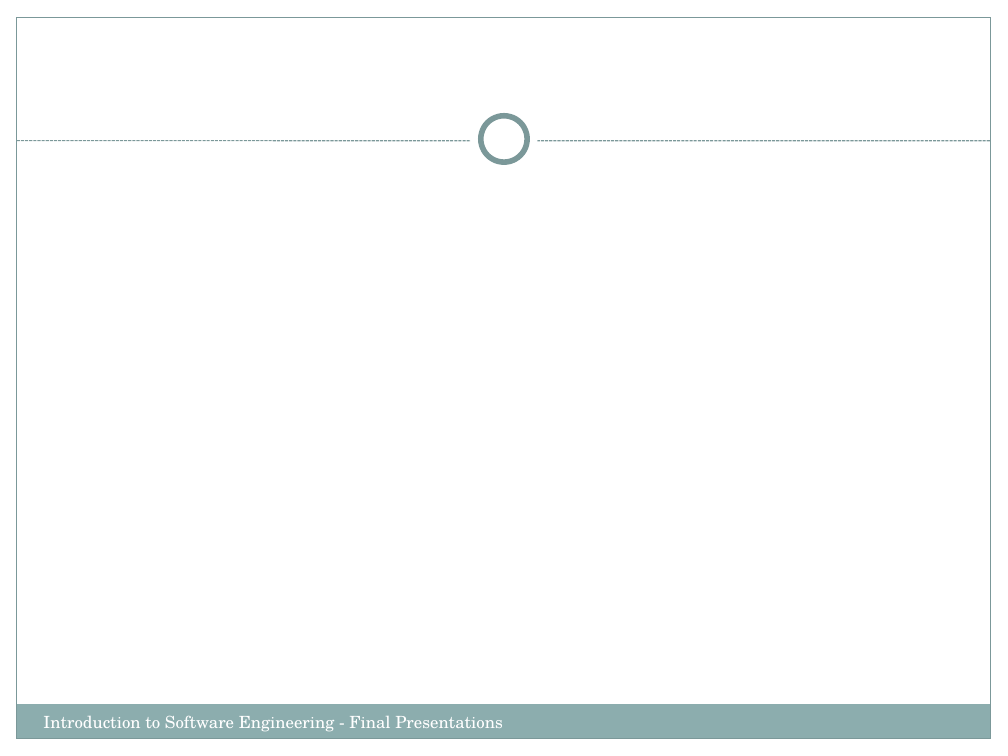
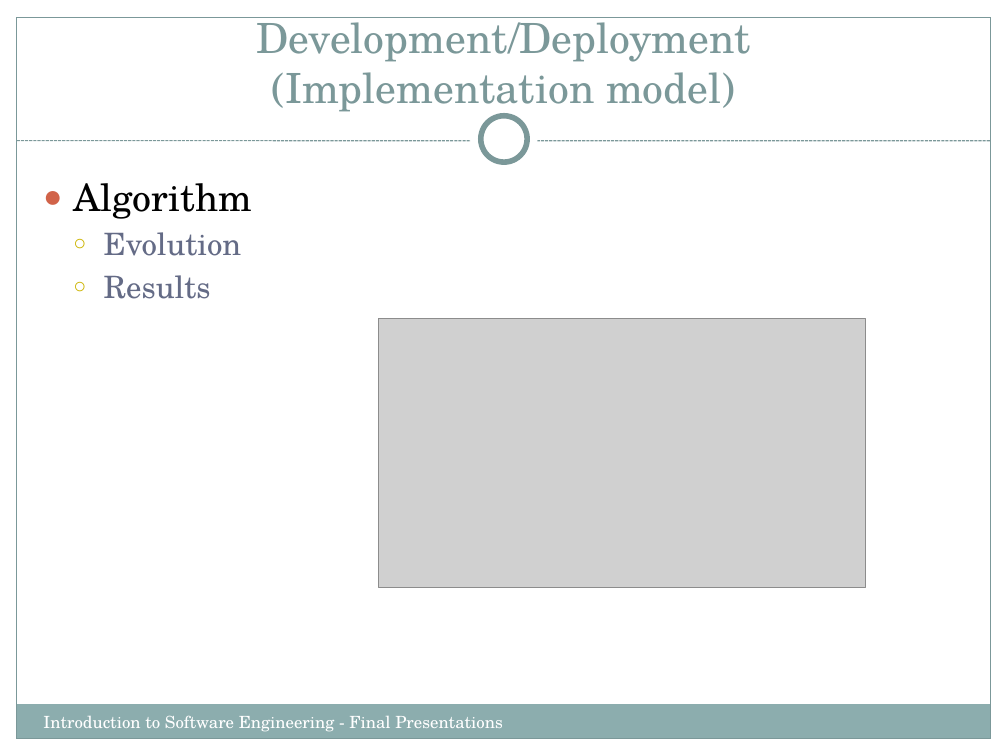
Before and after one commit to Cyber-Punk-REAS/the_project, a slide deck: slide 19 of IntroSWEng.FinalPresentations.pptx (slide 16 before the commit). Drawn at 1008x756 pixels with LibreOffice and Linux fonts; fonts in the diff are those of the drawing; grey boxes stand for pictures. Boxes give left, top, right and bottom in pixels: in the first picture for what was removed or moved away, otherwise in the second. Text is boxed around its words. In the diff, an @@ line names an element or a change of style, - is before the commit and + after.

```diff
--- a/IntroSWEng.FinalPresentations.pptx
+++ b/IntroSWEng.FinalPresentations.pptx
@@ title added at [256, 17, 751, 115], 29.7 pt, text #7C999A @@
+Development/Deployment
+(Implementation model)
@@ text added at [73, 183, 251, 299], 22 pt, text #646B86 @@
+● Algorithm
+  ○ Evolution
+  ○ Results
@@ picture added at [379, 319, 866, 588] @@
```
Also in this commit, not shown: 13 other slides changed, 1 slide added, 1 slide removed.
